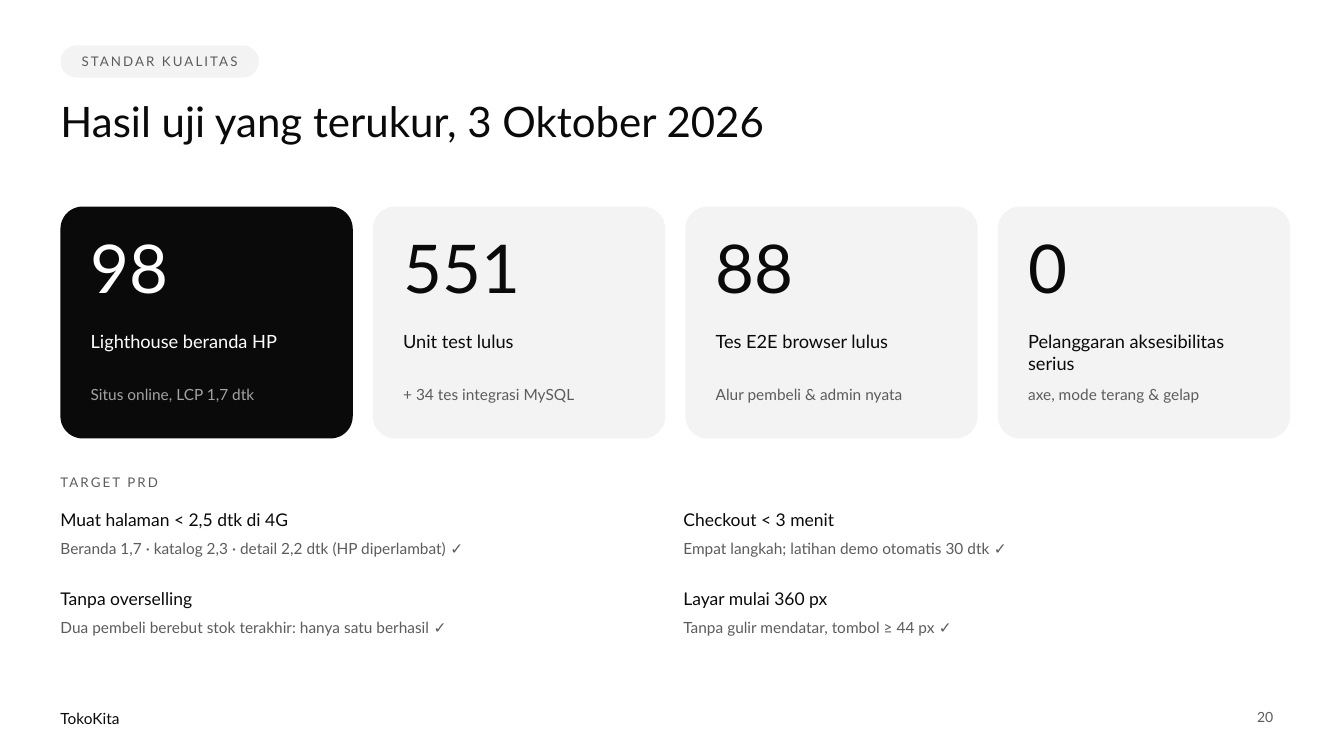
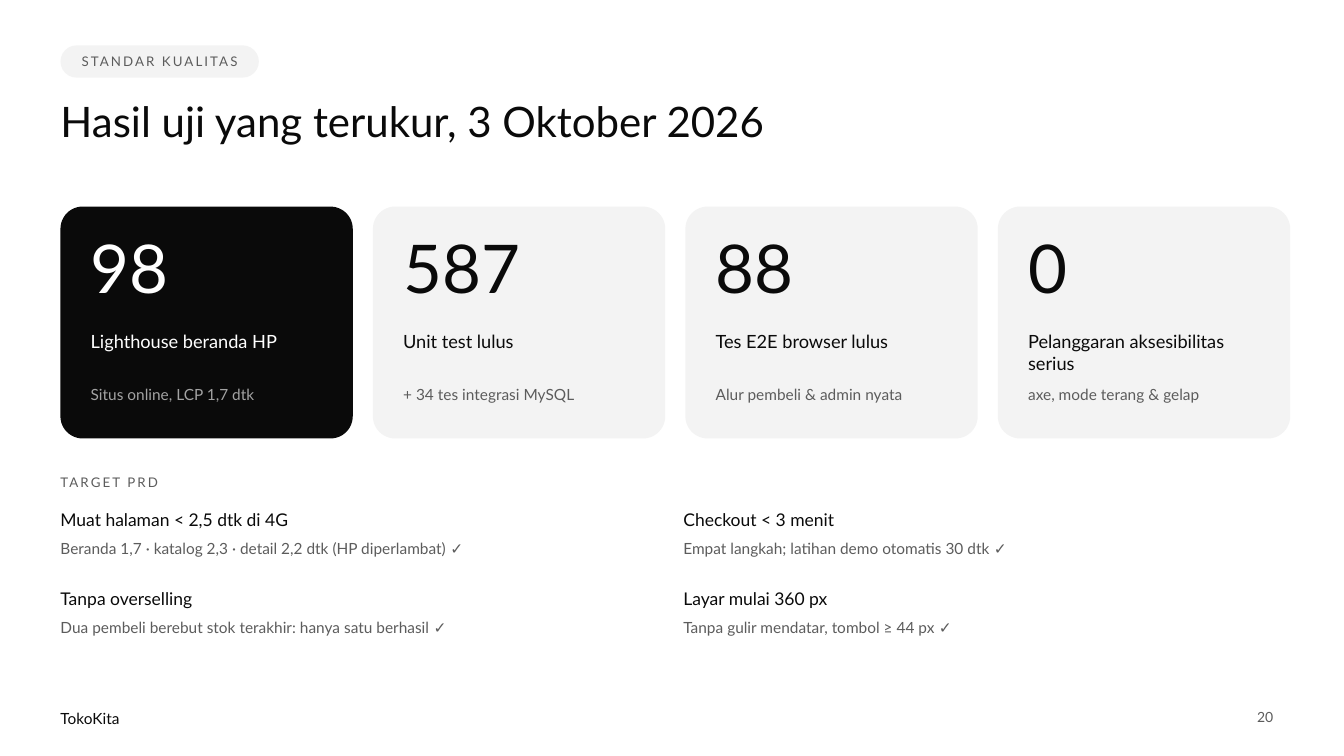
Before and after one commit to Magang-Project-Cmlabs/ecommerce, a slide deck: slide 20 of docs/Presentasi_ECommerce_TokoKita.pptx. Drawn at 1344x756 pixels with LibreOffice and Linux fonts; fonts in the diff are those of the drawing. Boxes give left, top, right and bottom in pixels: in the first picture for what was removed or moved away, otherwise in the second. Text is boxed around its words. In the diff, an @@ line names an element or a change of style, - is before the commit and + after.

```diff
--- a/docs/Presentasi_ECommerce_TokoKita.pptx
+++ b/docs/Presentasi_ECommerce_TokoKita.pptx
@@ text at <box>403,244,520,294</box>: text changed @@
-551
+587
```
Also in this commit, not shown: 1 other slide changed, 27 other files.
